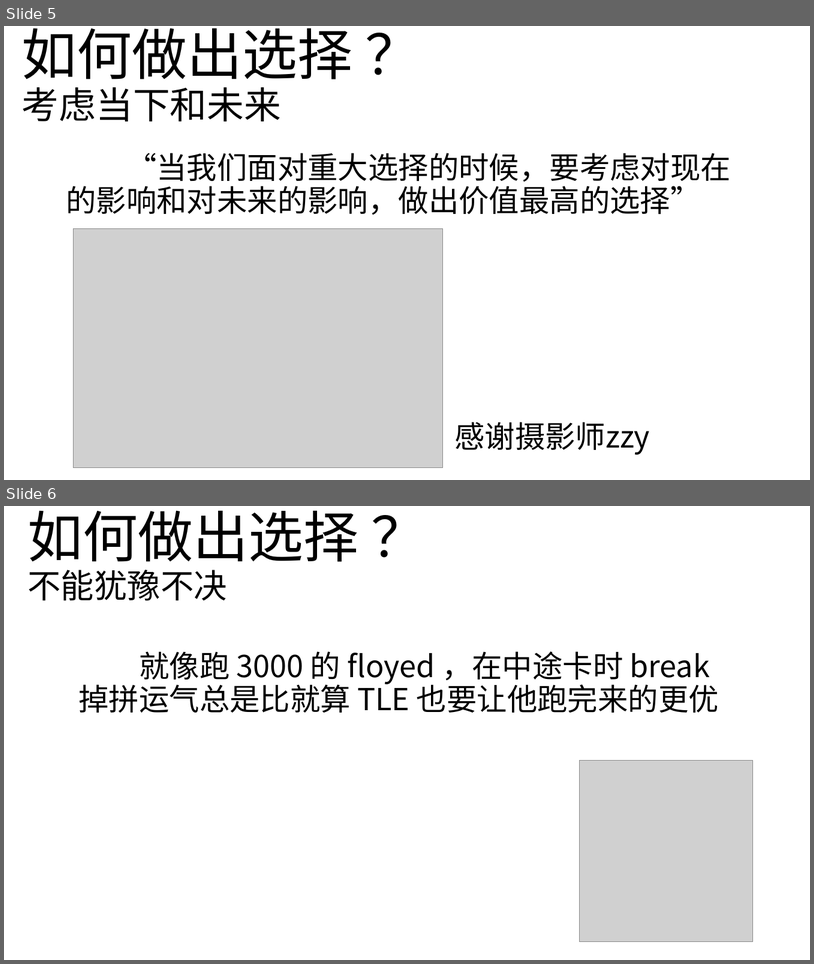
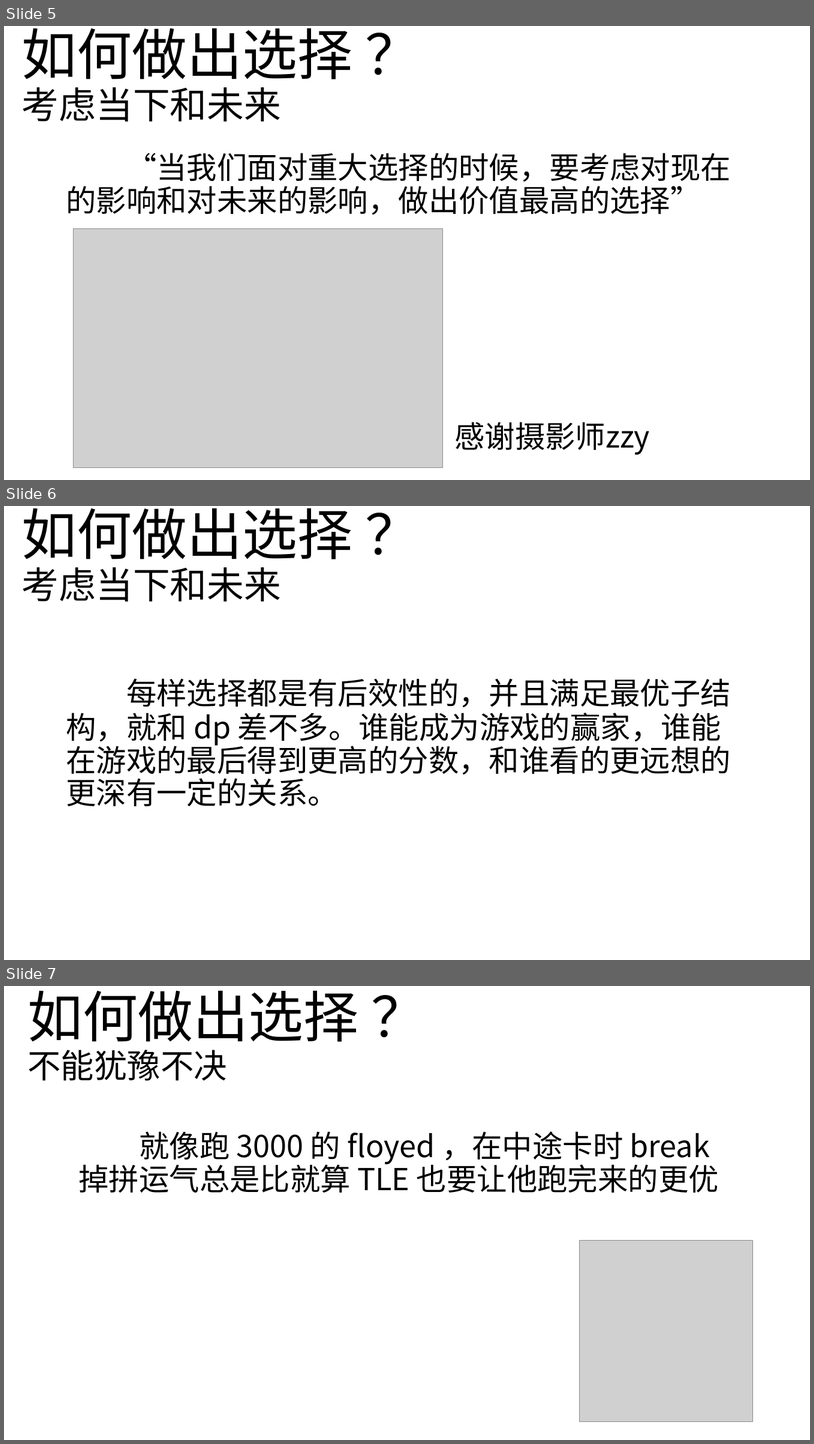
Before and after one commit to BambooDay/OI, a slide deck: 激情演讲.pptx. Shown one above the other, each under a label of ours: slides 5 and 6 before the commit, slides 5, 6 and 7 after it. The pictures are 814x964 and 814x1444 pixels, drawn with LibreOffice and Linux fonts; fonts in the diff are those of the drawing; grey boxes stand for pictures. Boxes give left, top, right and bottom in pixels: in the first picture for what was removed or moved away, otherwise in the second. Text is boxed around its words. In the diff, an @@ line names an element or a change of style, - is before the commit and + after.

```diff
--- a/激情演讲.pptx
+++ b/激情演讲.pptx
@@ slide 6 added at box(4, 506, 810, 960), background #FFFFFF @@
@@ title added at box(22, 508, 353, 601), 65.7 pt, text #000000 @@
+如何做出选择 ？
+考虑当下和未来
@@ text added at box(66, 678, 731, 806), 36 pt, text #000000 @@
+每样选择都是有后效性的，并且满足最优子结构，就和 dp 差不多。谁能成为游戏的赢家，谁能在游戏的最后得到更高的分数，和谁看的更远想的更深有一定的关系。
@@ what was slide 6 is now slide 7 @@
```
Also in this commit, not shown: 8 other files.
